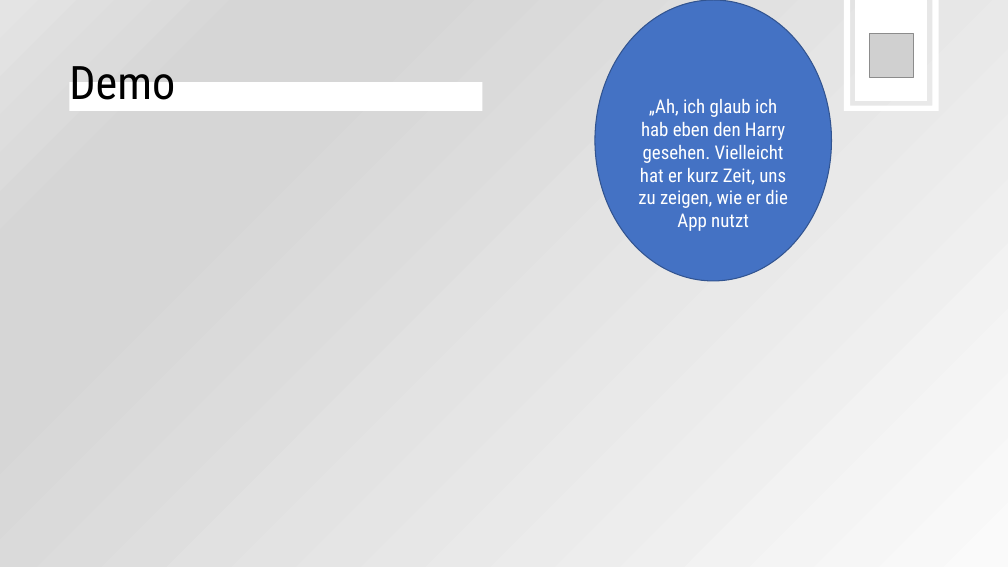
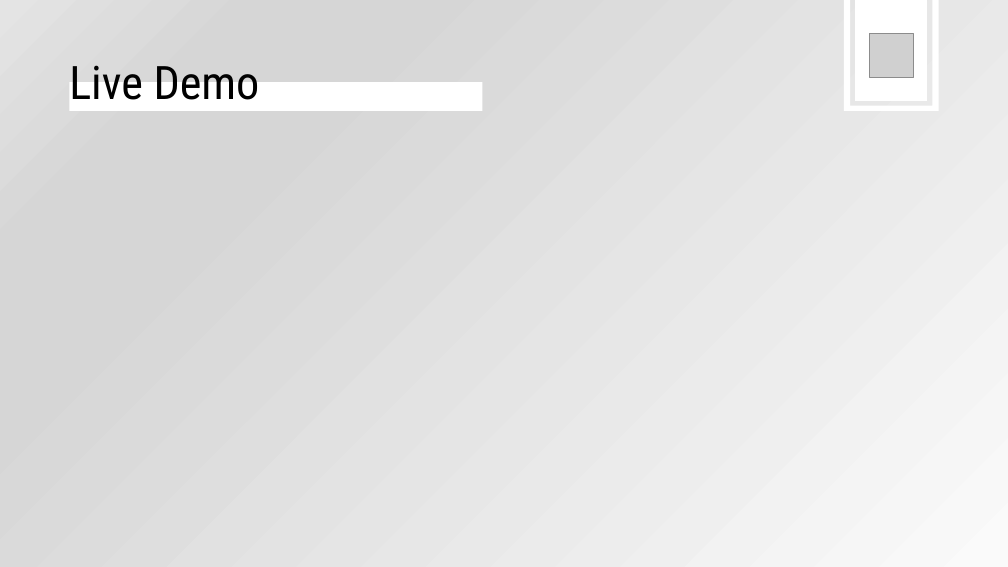
Before and after one commit to BlueHC/TTHack-2018--Anmeldeprozess-Container-Waschanlage-1, a slide deck: slide 9 of Samuel_und_MCI_Präse_V1.pptx. Drawn at 1008x567 pixels with LibreOffice and Linux fonts; fonts in the diff are those of the drawing; grey boxes stand for pictures. Boxes give left, top, right and bottom in pixels: in the first picture for what was removed or moved away, otherwise in the second. Text is boxed around its words. In the diff, an @@ line names an element or a change of style, - is before the commit and + after.

```diff
--- a/Samuel_und_MCI_Präse_V1.pptx
+++ b/Samuel_und_MCI_Präse_V1.pptx
@@ ellipse removed at (x1=595, y1=0, x2=832, y2=281) @@
-„Ah, ich glaub ich hab eben den Harry gesehen. Vielleicht hat er kurz Zeit, uns zu zeigen, wie er die App nutzt
@@ title at (x1=69, y1=65, x2=260, y2=110): text changed @@
-Demo
+Live Demo
```
Also in this commit, not shown: 3 other slides changed.
